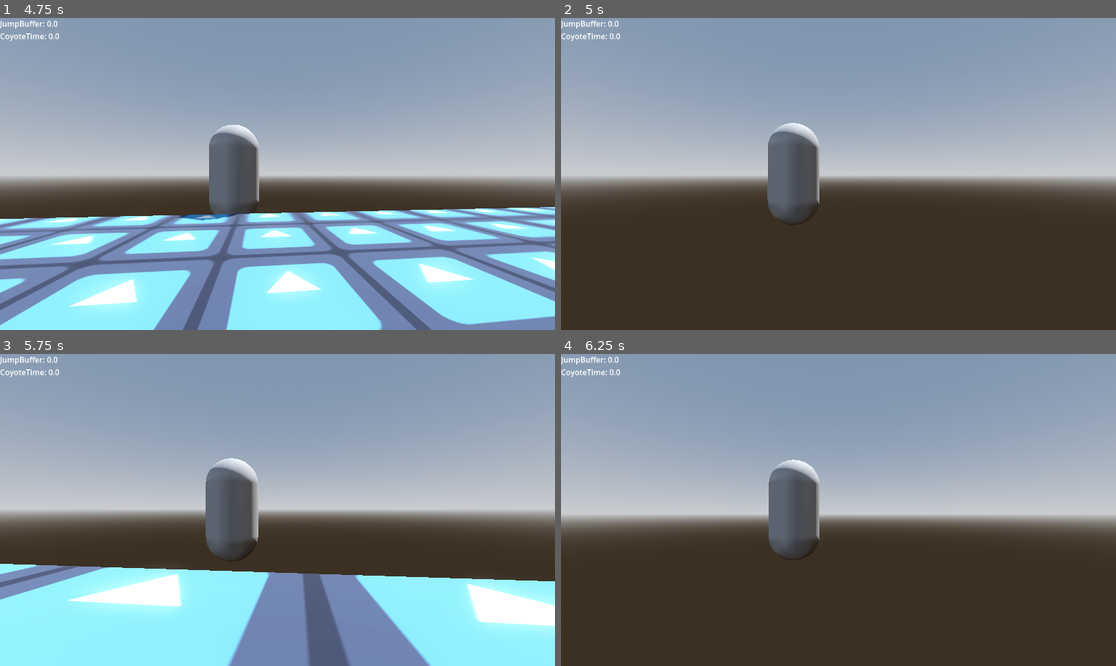
Above: before the commit, frames 1-4 (two rows, left to right).
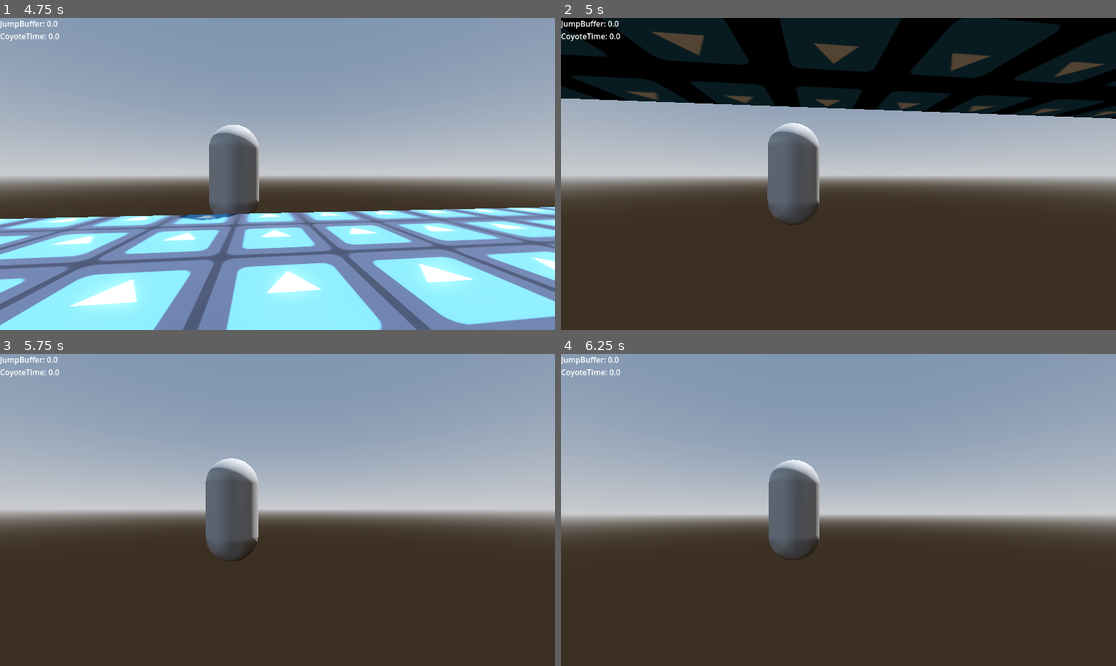
Above: after the commit, the same moments.

Repository: pochoco24/armadillos_with_guns
Game: Godot game, scene res://main.tscn
The game is run twice, just before and just after one commit, with the same random seed, the same clock (stepped at 60 frames per second) and the same inputs. The engine's default icon, where the game draws it, is replaced by a stand-in: a white triangle on a blue panel in a dark square.
Inputs (mouse positions are in pixels of both pictures, inside the frame that each line leads up to):
- Up to frame 1 (4.75 s): move the mouse to (271, 180) at 0.52 s; hold Space (jump) 0.53-1.28 s; hold W (up) 0.53-2.78 s; move the mouse to (316, 177) at 1.27 s; tap Shift (ball_mode) at 1.35 s; tap Space (jump) at 1.52, 1.55, 1.82, 2.3, 2.85, 3.02, 3.32, 3.77, 3.8, 4.07, 4.52, 4.55 s; move the mouse to (233, 170) at 2.02 s; press the mouse at (233, 170) at 2.03 s; move the mouse to (283, 174) at 2.77 s; release the mouse at (283, 174) at 2.78 s; hold A (left) 2.78-3.53 s; move the mouse to (255, 167) at 3.52 s; hold Shift (ball_mode) 3.53-4.28 s; hold W (up) from 3.53 s (still down); move the mouse to (305, 174) at 4.27 s; click (305, 174) at 4.35 s
- Up to frame 2 (5 s): keep holding W (up); tap Space (jump) at 4.82 s
- Up to frame 3 (5.75 s): keep holding W (up); move the mouse to (249, 510) at 5.02 s; hold Space (jump) from 5.03 s (still down)
- Up to frame 4 (6.25 s): move the mouse to (849, 503) at 5.77 s; release W (up) at 5.78 s; release Space (jump) at 5.78 s; hold D (right) from 5.78 s (still down); tap Shift (ball_mode) at 5.85 s; tap Space (jump) at 6.02, 6.05 s

Frame 1 is identical in both runs. In frame 2, 29% of the frame differs, in the area x 0-100%, y 0-33%; in frame 3, 30%, in the area x 0-100%, y 67-100%; in frame 4, less than 0.1%.

Commit message:
removing ledge grabbing because it may conflict with the game concept

Diff:
--- a/main.tscn
+++ b/main.tscn
@@ -13,9 +13,6 @@
 [ext_resource type="Script" uid="uid://cv21ku1excwup" path="res://player/states/ball/rolling.gd" id="9_2cqfq"]
 [ext_resource type="Script" uid="uid://cl8gt4lexd38m" path="res://player/states/ball/jumping.gd" id="10_yaehf"]
 [ext_resource type="Script" uid="uid://bwfal6x03yuyj" path="res://player/states/ball/falling.gd" id="11_074og"]
-[ext_resource type="Script" uid="uid://bjgkpaqtq6enr" path="res://player/ledge_detection.gd" id="11_dg77c"]
-[ext_resource type="Script" uid="uid://cqmtmx618c1r7" path="res://player/spinning_ray_cast_3d.gd" id="11_efxa6"]
-[ext_resource type="Script" uid="uid://4su2t3tmg0nv" path="res://player/states/ledge_grab.gd" id="12_yaehf"]
 [ext_resource type="Script" uid="uid://di2cld85wx5pl" path="res://utlilities/debug_ui.gd" id="13_ycdy4"]
 
 [sub_resource type="ProceduralSkyMaterial" id="ProceduralSkyMaterial_1bvp3"]
@@ -121,7 +118,6 @@
 
 [node name="Falling" type="Node" parent="Player/StateMachine" node_paths=PackedStringArray("player")]
 script = ExtResource("5_5vw27")
-ledge_grab_distance = 0.5
 player = NodePath("../..")
 metadata/_custom_type_script = "uid://xaghdmtee3di"
 
@@ -154,11 +150,6 @@
 ball = NodePath("../../../Ball")
 player = NodePath("../../..")
 metadata/_custom_type_script = "uid://tskxb1lhmh3"
-
-[node name="LedgeGrab" type="Node" parent="Player/StateMachine" node_paths=PackedStringArray("player")]
-script = ExtResource("12_yaehf")
-player = NodePath("../..")
-metadata/_custom_type_script = "uid://xaghdmtee3di"
 
 [node name="Mesh" type="MeshInstance3D" parent="Player"]
 mesh = SubResource("CapsuleMesh_lquwl")
@@ -205,21 +196,6 @@
 
 [node name="Camera3D" type="Camera3D" parent="Player/CamPivot/SpringArm3D"]
 
-[node name="LedgeDetection" type="Node3D" parent="Player"]
-transform = Transform3D(1, 0, 0, 0, 1, 0, 0, 0, 1, 0, 0.5, 0)
-script = ExtResource("11_dg77c")
-
-[node name="SpinningRayCast3D" type="RayCast3D" parent="Player/LedgeDetection"]
-target_position = Vector3(1.5, 0, 0)
-script = ExtResource("11_efxa6")
-resolution = 8
-
-[node name="FloorRayPivot" type="Node3D" parent="Player/LedgeDetection"]
-
-[node name="FloorRayCast" type="RayCast3D" parent="Player/LedgeDetection/FloorRayPivot"]
-transform = Transform3D(1, 0, 0, 0, 1, 0, 0, 0, 1, 1.4567413, 1.04322, 0)
-hit_back_faces = false
-
 [node name="JumpBuffer" type="Timer" parent="Player"]
 wait_time = 0.1
 one_shot = true
@@ -243,6 +219,3 @@
 layout_mode = 0
 offset_right = 40.0
 offset_bottom = 23.0
-
-[connection signal="ledge_detected" from="Player/LedgeDetection" to="Player/StateMachine/Falling" method="_on_ledge_detection_ledge_detected"]
-[connection signal="collided" from="Player/LedgeDetection/SpinningRayCast3D" to="Player/LedgeDetection" method="_on_spinning_ray_cast_3d_collided"]
--- a/player/ledge_detection.gd
+++ /dev/null
@@ -1,18 +0,0 @@
-extends Node3D
-
-signal ledge_detected(point: Vector3, normal: Vector3)
-
-@onready var floor_ray_pivot: Node3D = $FloorRayPivot
-@onready var floor_ray_cast: RayCast3D = $FloorRayPivot/FloorRayCast
-
-
-func _on_spinning_ray_cast_3d_collided(point: Vector3, normal: Vector3, angle: float) -> void:
-	floor_ray_pivot.rotation_degrees.y = angle
-	floor_ray_cast.force_raycast_update()
-
-	if floor_ray_cast.is_colliding():
-		var ledge_point = point
-		ledge_point.y = floor_ray_cast.get_collision_point().y
-
-		ledge_detected.emit(ledge_point, normal)
-		print(ledge_point)
--- a/player/spinning_ray_cast_3d.gd
+++ /dev/null
@@ -1,40 +0,0 @@
-extends RayCast3D
-## Spins a RayCast3D to make it behave like a RayCast ring. Used for detecting
-## the closest collision in a circle.
-
-signal collided(point: Vector3, normal: Vector3, angle: float)
-
-## Number of angles the raycast detects on.
-@export var resolution: int = 0
-
-
-func _physics_process(delta: float) -> void:
-	var has_hit = false
-	var closest_hit = Vector3.ZERO
-	var hit_normal = Vector3.ZERO
-	var angle = 0.0
-
-	for i in resolution:
-		rotation_degrees.y = 360.0 * (float(i) / resolution)
-		force_raycast_update()
-
-		if not is_colliding():
-			continue
-
-		if has_hit:
-			# Check which raycast hit closer
-			if (
-					get_collision_point().distance_squared_to(global_position)
-					< closest_hit.distance_squared_to(global_position)
-			):
-				closest_hit = get_collision_point()
-				hit_normal = get_collision_normal()
-				angle = rotation_degrees.y
-		else:
-			has_hit = true
-			closest_hit = get_collision_point()
-			hit_normal = get_collision_normal()
-			angle = rotation_degrees.y
-
-	if has_hit:
-		collided.emit(closest_hit, hit_normal, angle)
--- a/player/states/falling.gd
+++ b/player/states/falling.gd
@@ -1,17 +1,4 @@
 extends BipedalState
-
-var enable_ledge_detection_signal = false
-
-# How far the character will be from the ledge while grabbing it
-@export var ledge_grab_distance: float
-
-
-func enter():
-	enable_ledge_detection_signal = true
-
-
-func exit():
-	enable_ledge_detection_signal = false
 
 
 func input_update(event: InputEvent):
@@ -34,9 +21,3 @@
 			change_state("Run")
 		else:
 			change_state("Idle")
-
-
-func _on_ledge_detection_ledge_detected(point: Vector3, normal: Vector3) -> void:
-	if enable_ledge_detection_signal:
-		player.rotation.y = normal.angle_to(Vector3.FORWARD)
-		change_state("LedgeGrab")
--- a/player/states/ledge_grab.gd
+++ /dev/null
@@ -1,8 +0,0 @@
-extends PlayerState
-
-
-func input_update(event: InputEvent) -> void:
-	if event.is_action_pressed("jump"):
-		change_state("Jumping")
-	else:
-		super(event)
Not shown: 1 places in main.tscn that only renumber resources
Not shown, removed: player/ledge_detection.gd.uid
Not shown, removed: player/spinning_ray_cast_3d.gd.uid
Not shown, removed: player/states/ledge_grab.gd.uid
